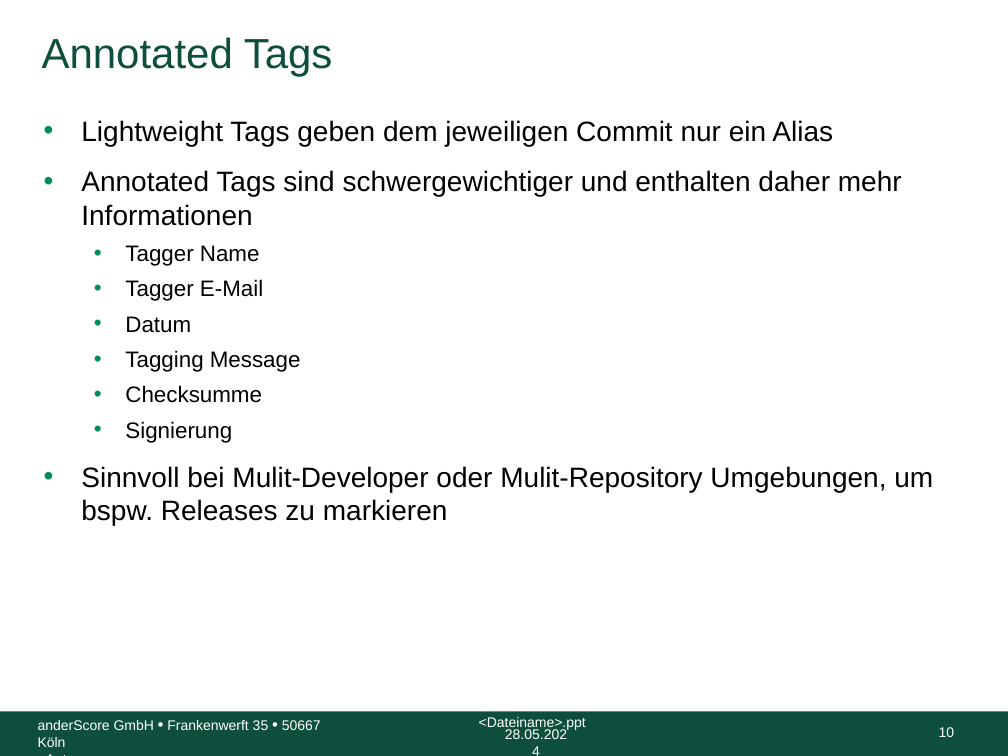
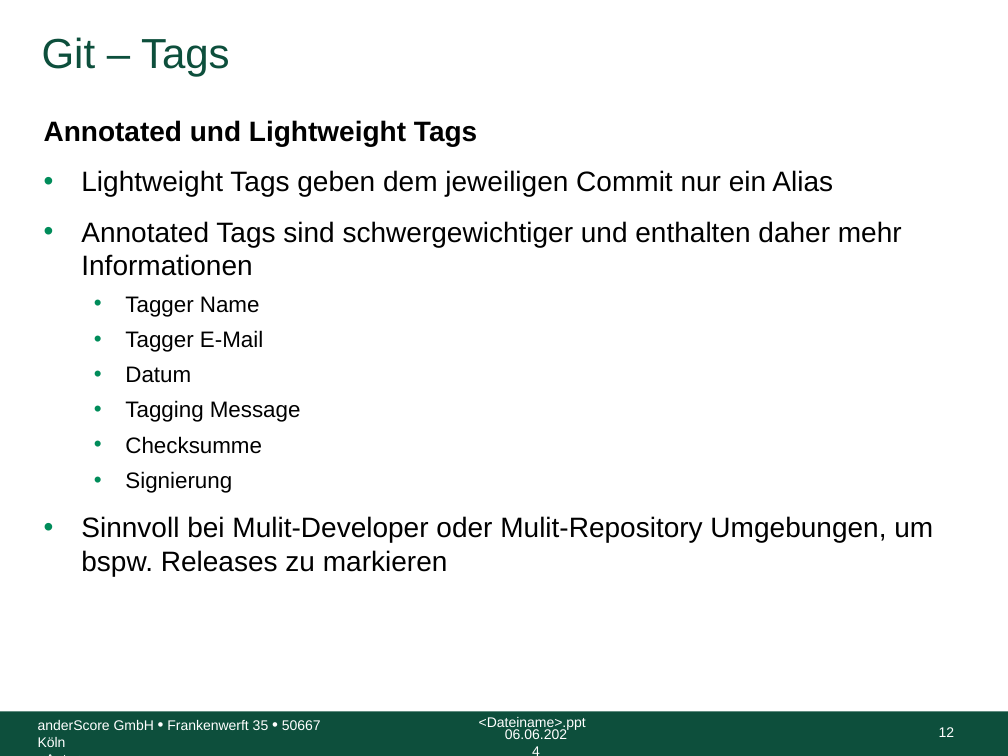
Before and after one commit to anderscore-gmbh/gitlab, a slide deck: slide 12 of slides/Tag-2_2-Tags-und-Releases.pptx (slide 10 before the commit). Drawn at 1008x756 pixels with LibreOffice and Linux fonts; fonts in the diff are those of the drawing; background and template pictures are left out. Boxes give left, top, right and bottom in pixels: in the first picture for what was removed or moved away, otherwise in the second. Text is boxed around its words. In the diff, an @@ line names an element or a change of style, - is before the commit and + after.

```diff
--- a/slides/Tag-2_2-Tags-und-Releases.pptx
+++ b/slides/Tag-2_2-Tags-und-Releases.pptx
@@ title at [42, 37, 230, 76]: text changed @@
-Annotated Tags
+Git – Tags
@@ text at [44, 120, 477, 146]: paragraph added @@
+Annotated und Lightweight Tags
@@ text at [505, 729, 567, 739]: text changed @@
-28.05.2024
+06.06.2024
@@ page number at [939, 727, 955, 737]: text changed @@
-10
+12
```
Also in this commit, not shown: 16 other slides changed, 3 slides added, 1 slide removed, 5 other files.
